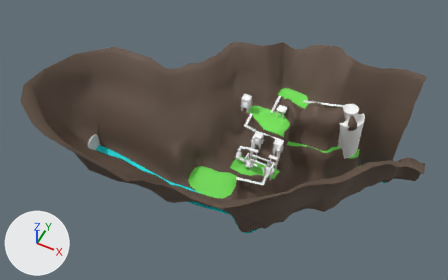
The FBX model Assets/Art/Models/Environments/Jester's Playground.fbx as it was, and as the next commit left it.
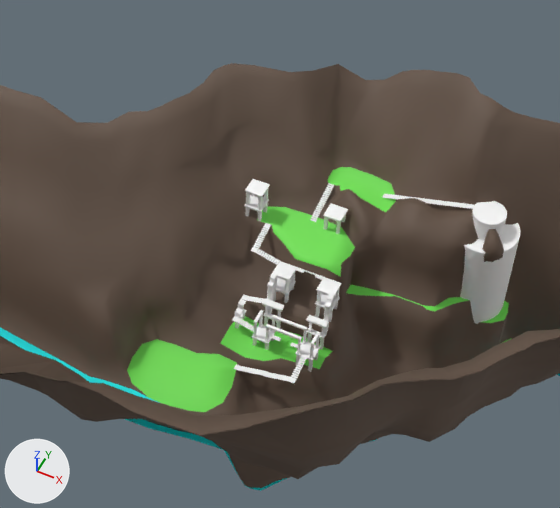
Each version appears first whole from a 50 mm camera at (142.0, -390.0, 519.0) aimed at (-52.0, -3.0, 35.0), and next in a close-up on the part from 29% to 85% of the width and 5% to 86% of the height. Lighting does not change. The marker at lower left points along +X, +Y and +Z. Vertices at the same position are counted once.

The first close-up shows 'Circle', 'Platform.002', 'Platform.007', 'Platform.009', 'River', 'Terrain'.
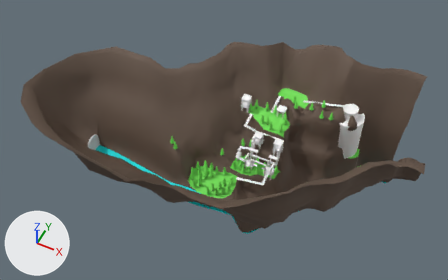
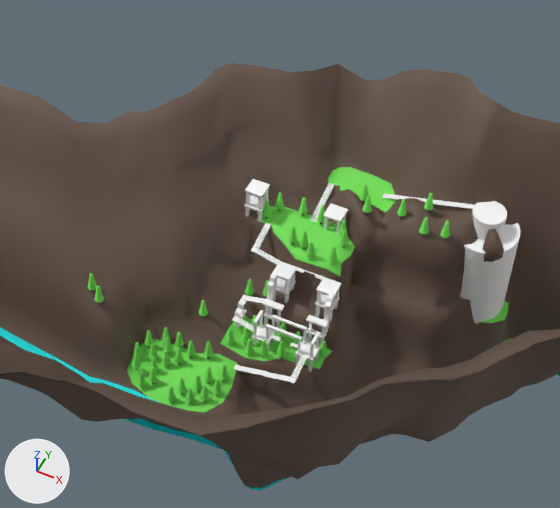
Changed parts and their boxes [x1, y1, x2, y2] in the close-ups (560 x 508 px):
```json
{"object": "Circle.002", "change": "added", "after": [87, 184, 450, 404], "on screen": "green", "faces in mat_material_017 (green #75e757)": [87, 184, 450, 403]}
{"part": 1, "of": "me_plane", "change": "recoloured", "before": [346, 285, 469, 312], "after": [346, 285, 469, 312], "on screen": "green to brown"}
```

The change, as JSON lines over the scene's bpy script:
```json
{"block": "me_plane", "where": "me_plane.from_pydata(...)  # 1359 vertices, 1215 faces; spans x -243.0..146.0, y -125.0..126.0, z -29.0..101.0"}
{"block": "me_plane", "where": "# used by ob_terrain; location = (0.0, 0.0, 0.0)"}
{"block": "me_plane", "change": "me_plane part 1: all 9 faces centred in x 7.0..54.0, y 41.0..58.0, z 14.0 switch from mat_material_017 (green #75e757) to mat_material_002 (brown #645245)"}
{"op": "add", "block": "me_circle_001", "code": ["me_circle_001 = bpy.data.meshes.new('Circle.001')", "me_circle_001.from_pydata(...)  # 10556 vertices, 6240 faces; spans x -101.4..43.6, y -48.4..70.0, z -4.9..67.5", "# faces by material slot: [1664, 4576]", "me_circle_001.materials.append(mat_material_002)  # brown #645245", "me_circle_001.materials.append(mat_material_017)  # green #75e757"]}
{"op": "add", "block": "ob_circle_002", "code": ["ob_circle_002 = bpy.data.objects.new('Circle.002', me_circle_001)", "ob_circle_002.location = (0.0, 0.0, 0.0)"]}
```
